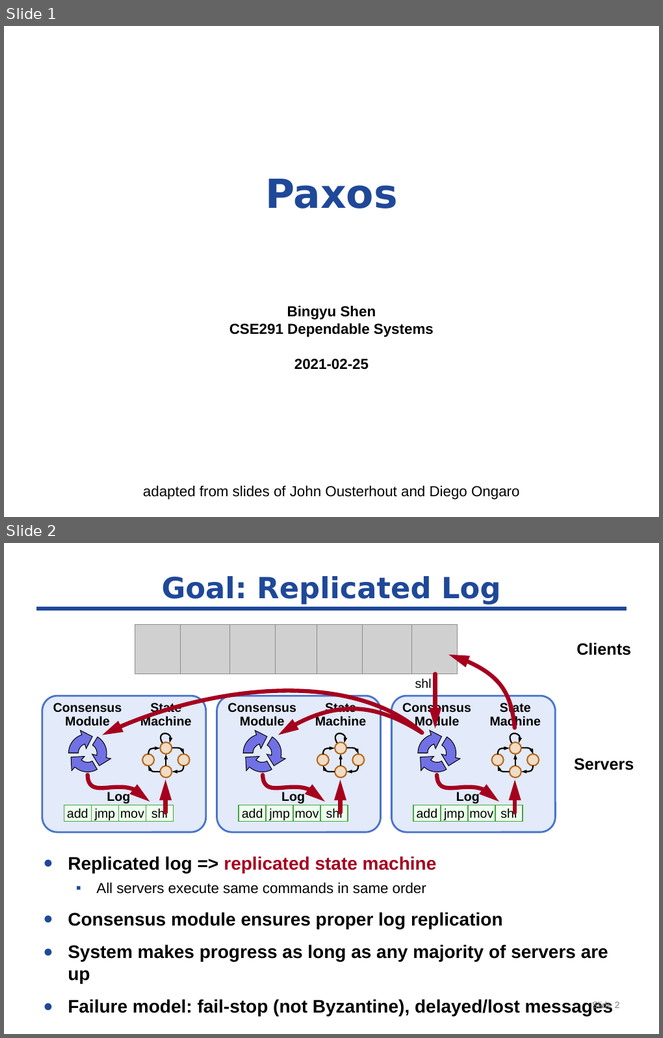
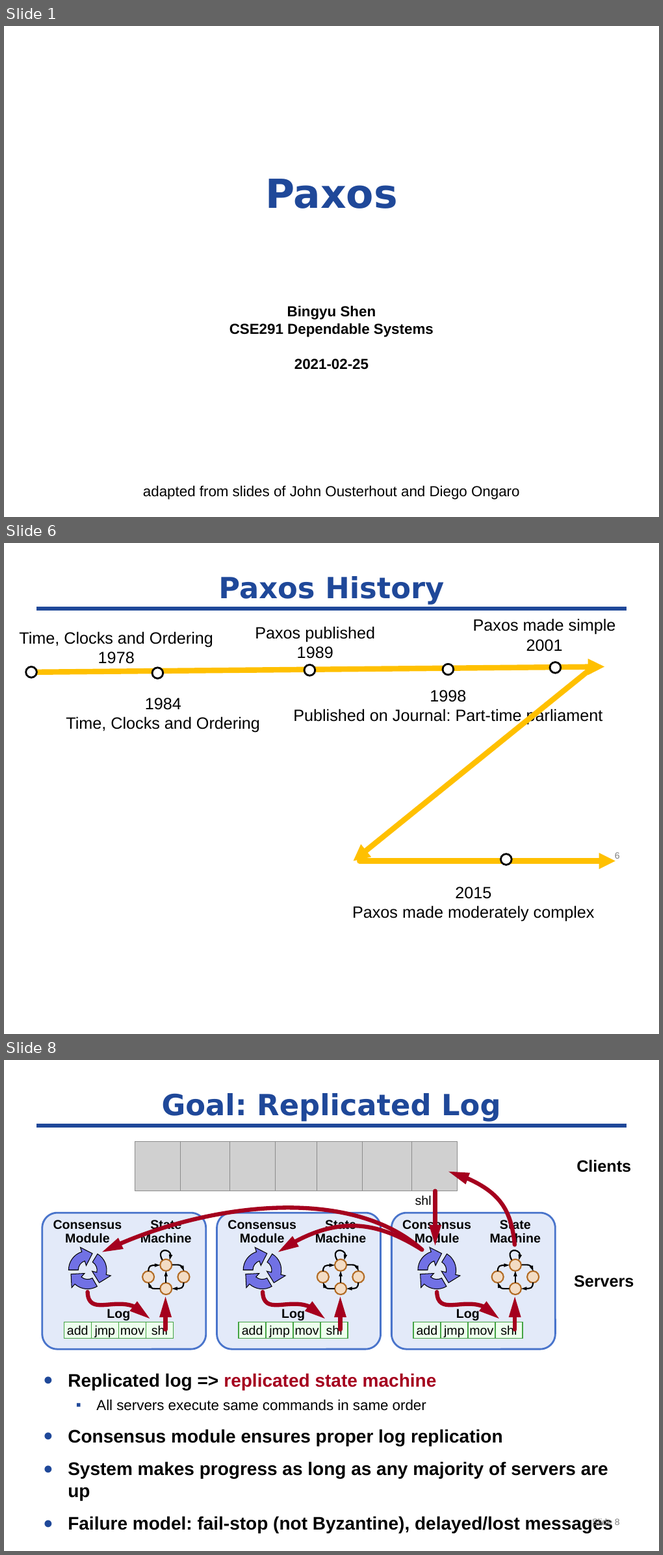
Before and after one commit to byshen/cse291_dependable_system, a slide deck: paxos/paxos-291.pptx. Shown one above the other, each under a label of ours: slides 1 and 2 before the commit, slides 1, 6 and 8 after it; the slides between them are not shown. The pictures are 663x1038 and 663x1555 pixels, drawn with LibreOffice and Linux fonts; fonts in the diff are those of the drawing; grey boxes stand for pictures. Boxes give left, top, right and bottom in pixels: in the first picture for what was removed or moved away, otherwise in the second. Text is boxed around its words. In the diff, an @@ line names an element or a change of style, - is before the commit and + after.

```diff
--- a/paxos/paxos-291.pptx
+++ b/paxos/paxos-291.pptx
@@ slide 6 added at bbox=[4, 543, 659, 1034], background #FFFFFF; not listed: 1 template element that a slide beside it also shows @@
@@ title added at bbox=[218, 576, 444, 605], 32 pt, text #1F4899, bold @@
+Paxos History
@@ text added at bbox=[473, 618, 616, 652], 18 pt, text #000000 @@
+Paxos made simple
+2001
@@ text added at bbox=[19, 631, 213, 664], 18 pt, text #000000 @@
+Time, Clocks and Ordering
+1978
@@ text added at bbox=[255, 626, 375, 659], 18 pt, text #000000 @@
+Paxos published
+1989
@@ ellipse added at bbox=[25, 667, 36, 678], fill #FFFFFF, outline #000000 2 pt @@
@@ arrow added from (36, 672) to (605, 667), #FFC000 6 pt @@
@@ ellipse added at bbox=[152, 668, 163, 679], fill #FFFFFF, outline #000000 2 pt @@
@@ ellipse added at bbox=[304, 665, 315, 676], fill #FFFFFF, outline #000000 2 pt @@
@@ arrow added from (594, 667) to (353, 861), #FFC000 6 pt @@
@@ ellipse added at bbox=[443, 664, 454, 676], fill #FFFFFF, outline #000000 2 pt @@
@@ ellipse added at bbox=[550, 662, 561, 674], fill #FFFFFF, outline #000000 2 pt @@
@@ text added at bbox=[66, 698, 260, 733], 18 pt, text #000000 @@
+1984
+Time, Clocks and Ordering
@@ text added at bbox=[293, 690, 603, 725], 18 pt, text #000000 @@
+1998
+Published on Journal: Part-time parliament
@@ ellipse added at bbox=[501, 854, 512, 865], fill #FFFFFF, outline #000000 2 pt @@
@@ page number added at bbox=[615, 852, 620, 861], 10 pt, text #7F7F7F @@
+6
@@ arrow added from (360, 861) to (615, 861), #FFC000 6 pt @@
@@ text added at bbox=[352, 887, 595, 922], 18 pt, text #000000 @@
+2015
+Paxos made moderately complex
@@ what was slide 2 is now slide 8 @@
@@ page number at bbox=[592, 1518, 620, 1528]: text changed @@
-Slide 2
+Slide 8
```
Also in this commit, not shown: 3 slides changed, 6 other slides added, 3 other files.
